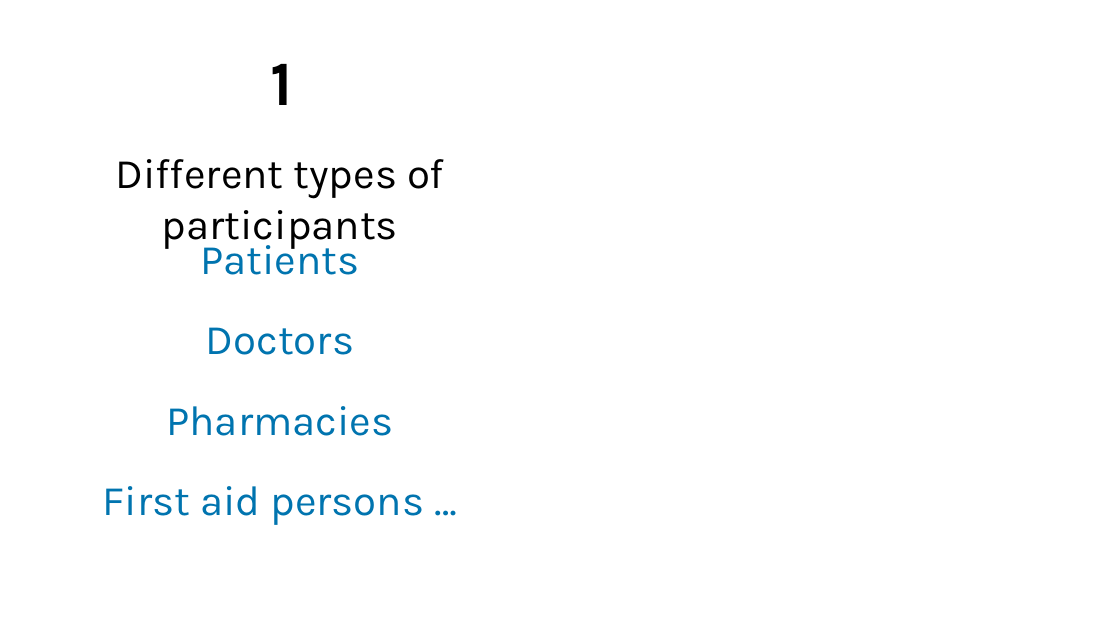
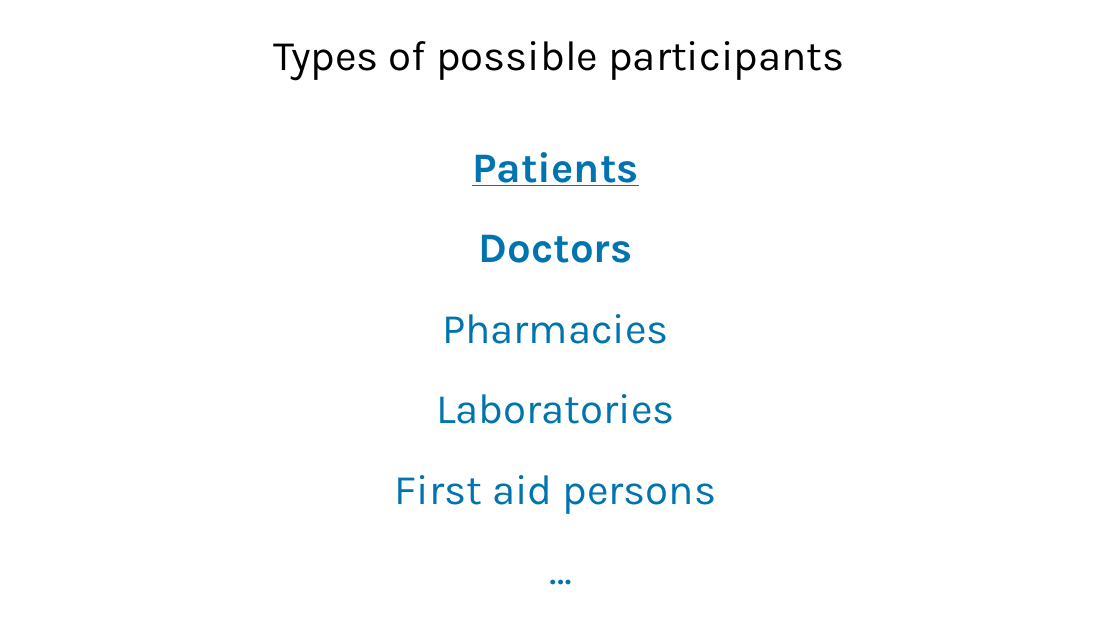
Before and after one commit to amaury-mercier/hackathon_blockchain, a slide deck: slide 7 of Hackathon Blockchain.odp. Drawn at 1120x630 pixels with LibreOffice and Linux fonts; fonts in the diff are those of the drawing. Boxes give left, top, right and bottom in pixels: in the first picture for what was removed or moved away, otherwise in the second. Text is boxed around its words. In the diff, an @@ line names an element or a change of style, - is before the commit and + after.

```diff
--- a/Hackathon Blockchain.odp
+++ b/Hackathon Blockchain.odp
@@ text at [274,41,844,81]: text changed @@
-Different types of participants
+Types of possible participants
@@ text removed at [270,64,292,105] @@
-1
@@ text "Patients": place and size @@
-text "Patients" at [103,236,425,525]
+text "Patients" at [395,152,717,514]
@@ text at [472,152,638,263]: bold on in "Patients", "Doctors"; underline on in "Patients" @@
@@ text at [395,394,717,514]: text changed @@
-First aid persons …
+Laboratories
+First aid persons
+…
```
Also in this commit, not shown: 6 other slides changed, 1 slide added, 3 slides removed.
